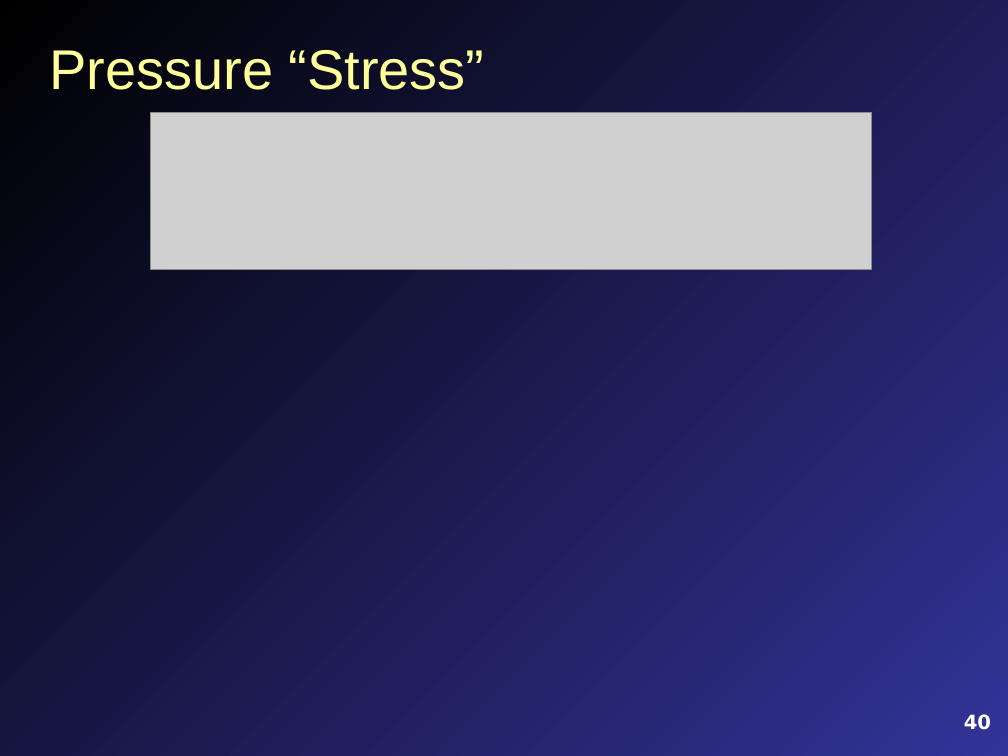
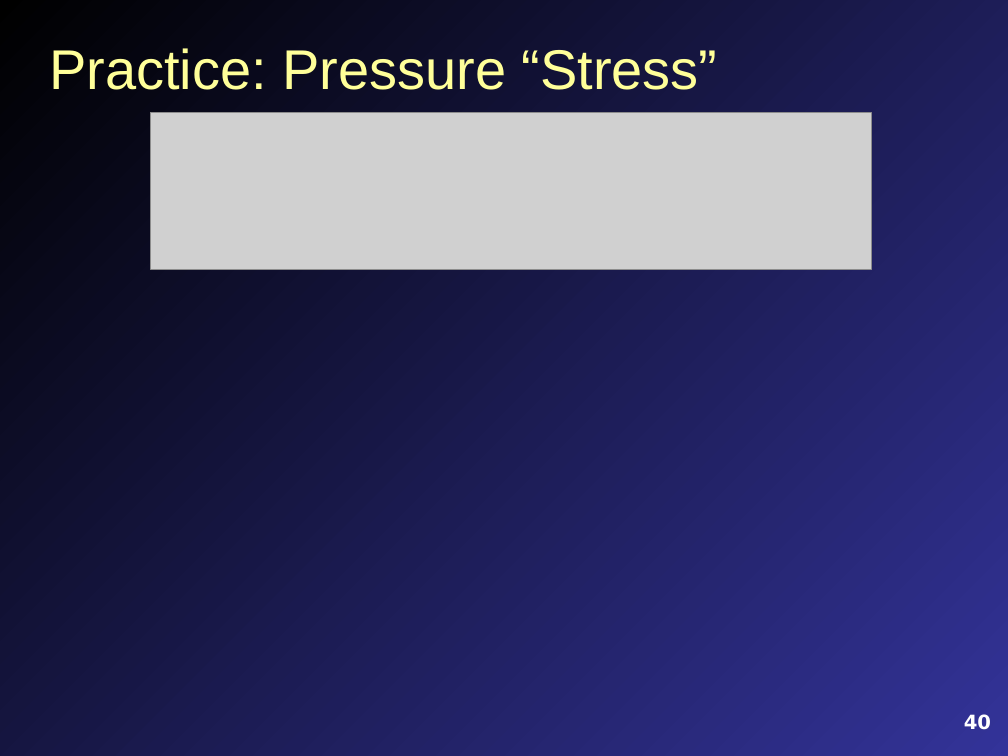
Before and after one commit to mavigozler/mavigozler.github.io, a slide deck: slide 40 of Teaching/Chemistry/Lecture Slides/FCC Chem 3A Chap 13 Content.pptx. Drawn at 1008x756 pixels with LibreOffice and Linux fonts; fonts in the diff are those of the drawing; grey boxes stand for pictures. Boxes give left, top, right and bottom in pixels: in the first picture for what was removed or moved away, otherwise in the second. Text is boxed around its words. In the diff, an @@ line names an element or a change of style, - is before the commit and + after.

```diff
--- a/Teaching/Chemistry/Lecture Slides/FCC Chem 3A Chap 13 Content.pptx
+++ b/Teaching/Chemistry/Lecture Slides/FCC Chem 3A Chap 13 Content.pptx
@@ title at <box>49,48,718,90</box>: text changed @@
-Pressure “Stress”
+Practice: Pressure “Stress”
```
Also in this commit, not shown: 7 other slides changed, 11 slides added, 3 slides removed, 13 other files.
